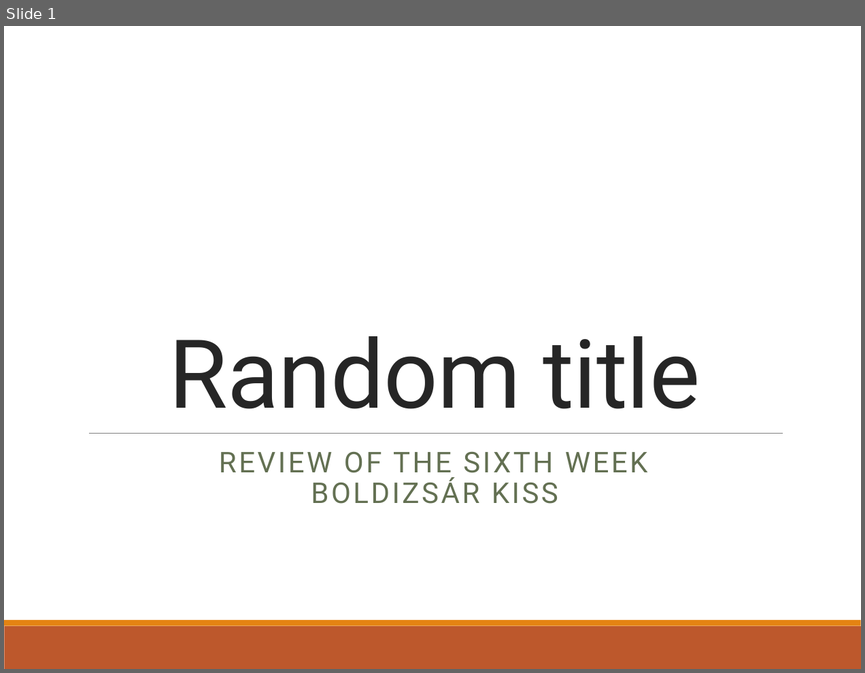
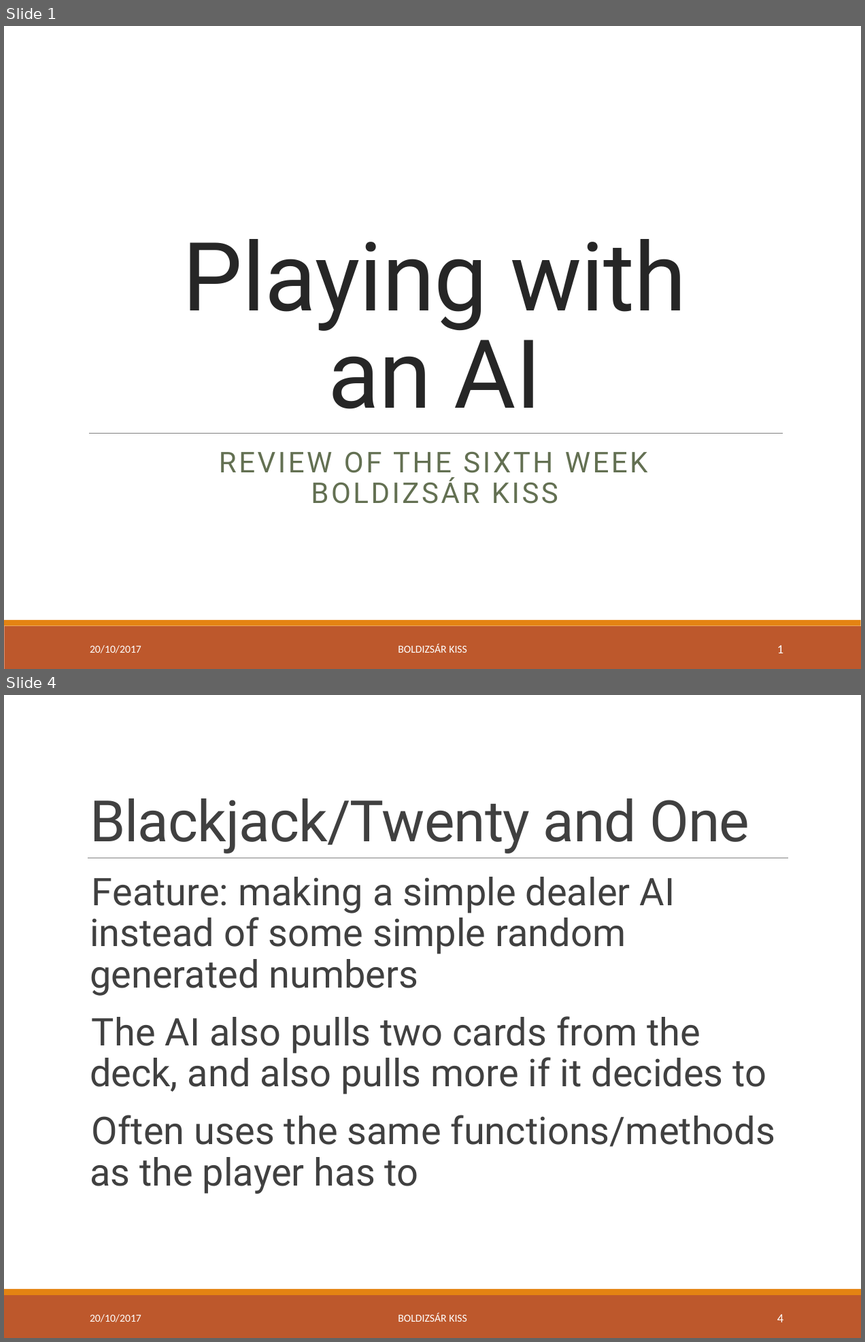
Before and after one commit to green-fox-academy/bpo106, a slide deck: week06/day05/demo/ppt-w06.pptx. Shown one above the other, each under a label of ours: slide 1 before the commit, slides 1 and 4 after it; the slides between them are not shown. The pictures are 865x673 and 865x1342 pixels, drawn with LibreOffice and Linux fonts; fonts in the diff are those of the drawing. Boxes give left, top, right and bottom in pixels: in the first picture for what was removed or moved away, otherwise in the second. Text is boxed around its words. In the diff, an @@ line names an element or a change of style, - is before the commit and + after.

```diff
--- a/week06/day05/demo/ppt-w06.pptx
+++ b/week06/day05/demo/ppt-w06.pptx
@@ slide 4 added at box(4, 695, 861, 1338), background #FFFFFF; not listed: 2 template elements that a slide beside it also shows @@
@@ title added at box(90, 798, 749, 853), 48 pt, text #404040 @@
+Blackjack/Twenty and One
@@ line added from (88, 858) to (788, 858), #808080 0.5 pt @@
@@ text added at box(90, 877, 776, 1193), 32 pt, text #404040 @@
+  Feature: making a simple dealer AI instead of some simple random generated numbers
+  The AI also pulls two cards from the deck, and also pulls more if it decides to
+  Often uses the same functions/methods as the player has to
@@ text added at box(90, 1314, 141, 1322), 9 pt, text #FFFFFF @@
+20/10/2017
@@ text added at box(398, 1312, 467, 1321), 9 pt, text #FFFFFF @@
+BOLDIZSÁR KISS
@@ page number added at box(777, 1314, 783, 1322), 10.5 pt, text #FFFFFF @@
+4
@@ slide 1 changed as well @@
@@ title at box(183, 239, 686, 409): text changed @@
-Random title
+Playing with
+an AI
@@ text added at box(90, 645, 141, 653), 9 pt, text #FFFFFF @@
+20/10/2017
@@ text added at box(398, 643, 467, 652), 9 pt, text #FFFFFF @@
+BOLDIZSÁR KISS
@@ page number added at box(777, 645, 783, 653), 10.5 pt, text #FFFFFF @@
+1
```
Also in this commit, not shown: 2 other slides changed, 3 other slides added, 2 slides removed, 4 other files.
